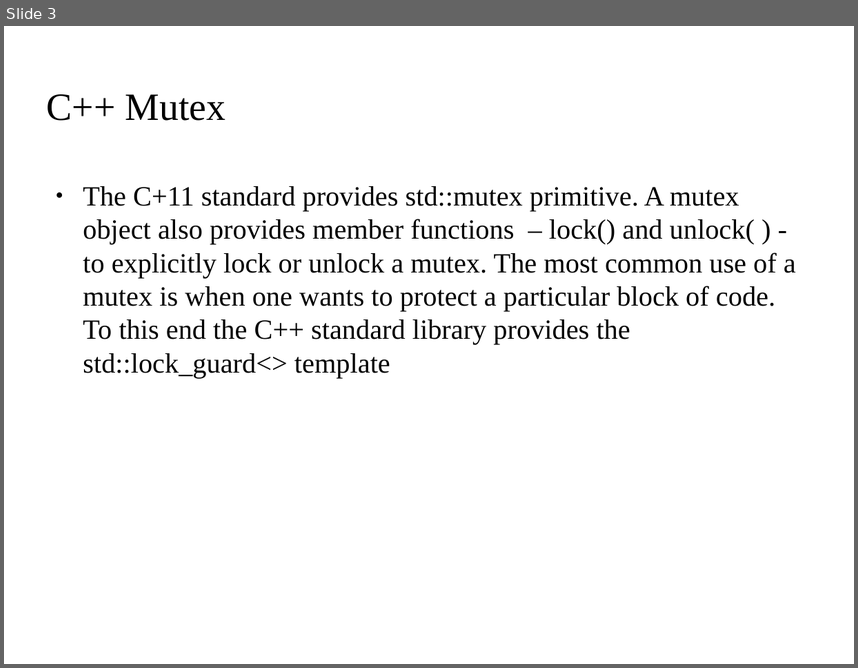
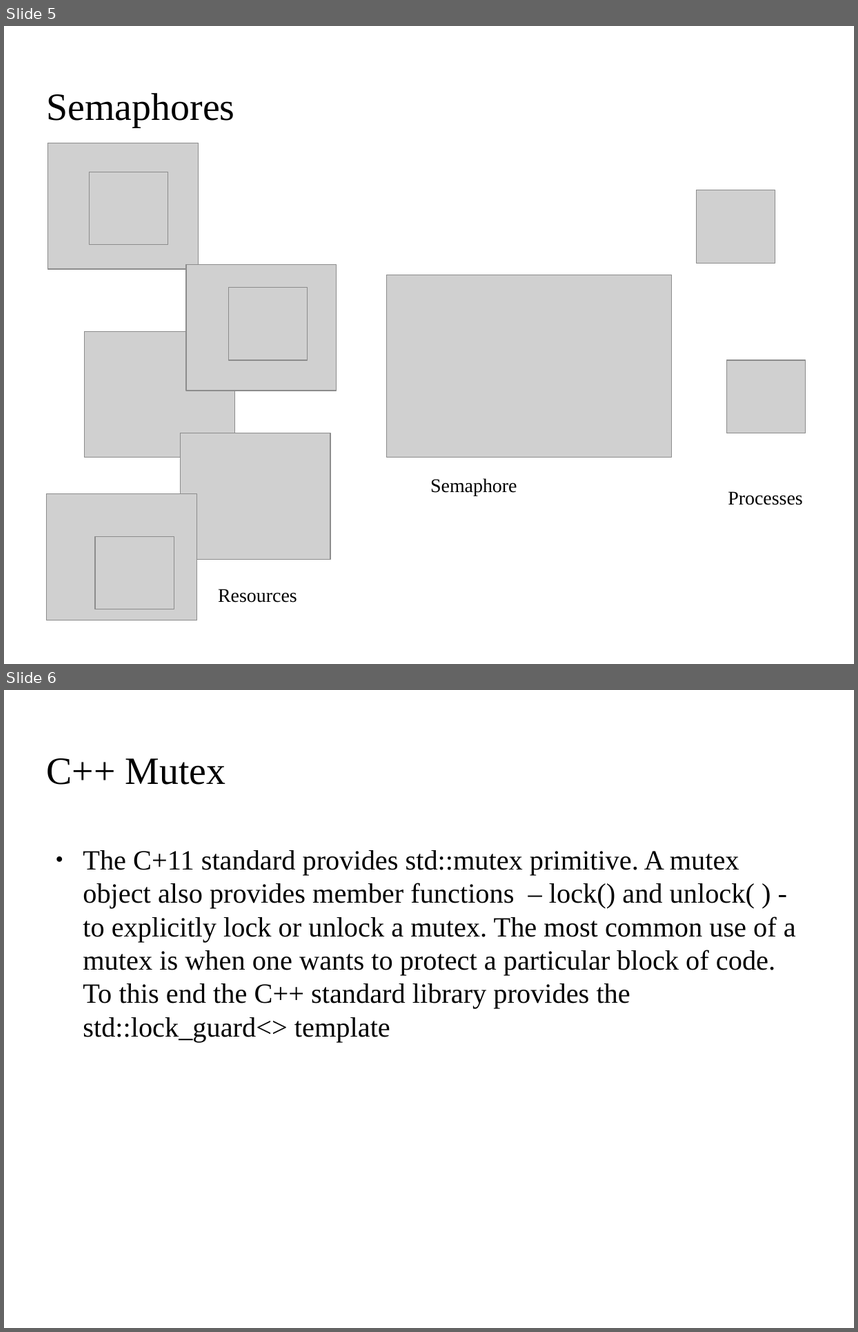
Before and after one commit to kks32/cpp-software-development, a slide deck: Ex13_Threads/Ex13_Threads.odp. Shown one above the other, each under a label of ours: slide 3 before the commit, slides 5 and 6 after it. The pictures are 858x668 and 858x1332 pixels, drawn with LibreOffice and Linux fonts; fonts in the diff are those of the drawing; grey boxes stand for pictures; background and template pictures are left out. Boxes give left, top, right and bottom in pixels: in the first picture for what was removed or moved away, otherwise in the second. Text is boxed around its words. In the diff, an @@ line names an element or a change of style, - is before the commit and + after.

Commit message:
Semaphore -librarian example

```diff
--- a/Ex13_Threads/Ex13_Threads.odp
+++ b/Ex13_Threads/Ex13_Threads.odp
@@ slide 5 added at (x1=4, y1=26, x2=854, y2=664), background picture (left out) @@
@@ title added at (x1=47, y1=93, x2=235, y2=127), 36 pt, text #000000 @@
+Semaphores
@@ picture added at (x1=48, y1=143, x2=199, y2=268) @@
@@ picture added at (x1=89, y1=172, x2=168, y2=244) @@
@@ picture added at (x1=697, y1=190, x2=775, y2=263) @@
@@ picture added at (x1=186, y1=264, x2=337, y2=390) @@
@@ picture added at (x1=228, y1=288, x2=307, y2=360) @@
@@ picture added at (x1=387, y1=274, x2=672, y2=457) @@
@@ picture added at (x1=84, y1=332, x2=234, y2=457) @@
@@ picture added at (x1=727, y1=360, x2=806, y2=432) @@
@@ picture added at (x1=180, y1=433, x2=330, y2=559) @@
@@ text added at (x1=430, y1=478, x2=517, y2=496), 18 pt, text #000000 @@
+Semaphore
@@ picture added at (x1=46, y1=493, x2=197, y2=619) @@
@@ text added at (x1=728, y1=491, x2=803, y2=505), 18 pt, text #000000 @@
+Processes
@@ picture added at (x1=95, y1=536, x2=174, y2=608) @@
@@ text added at (x1=218, y1=588, x2=297, y2=602), 18 pt, text #000000 @@
+Resources
@@ what was slide 3 is now slide 6 @@
```
Also in this commit, not shown: 2 other slides added, 3 other files.
